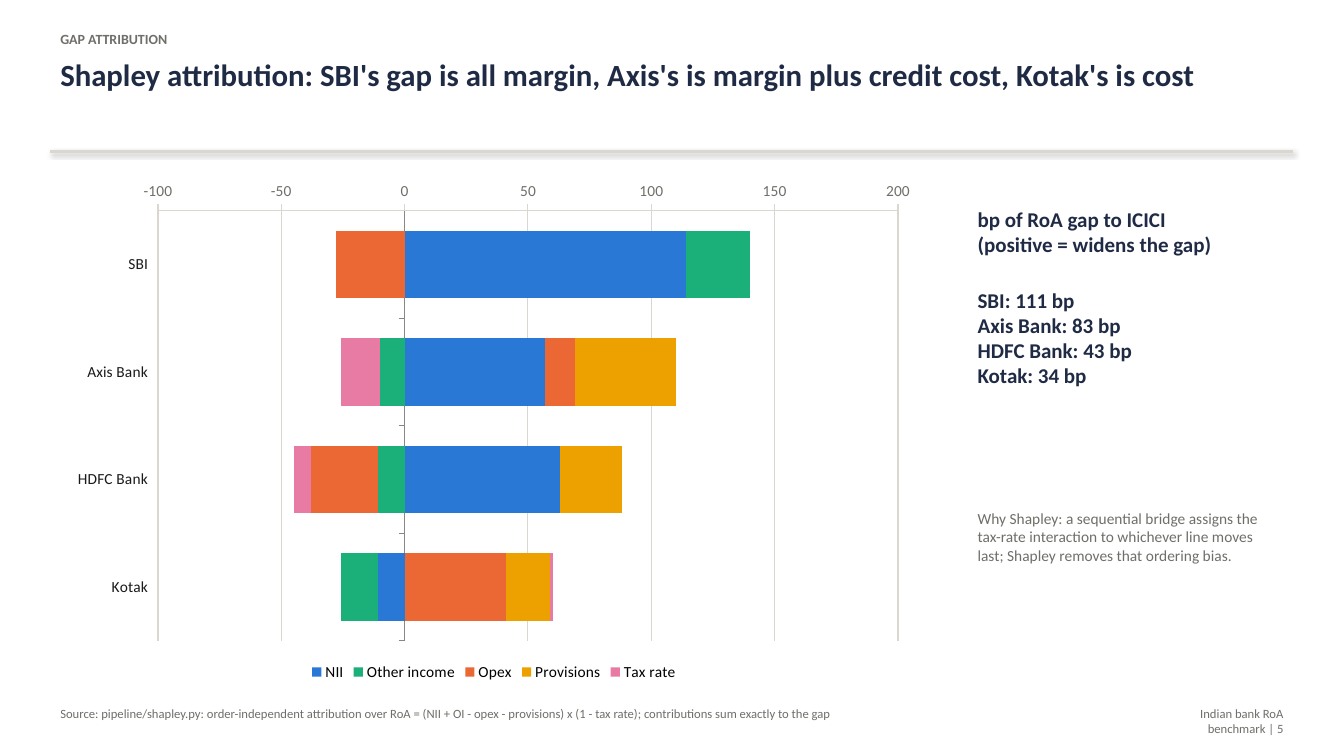
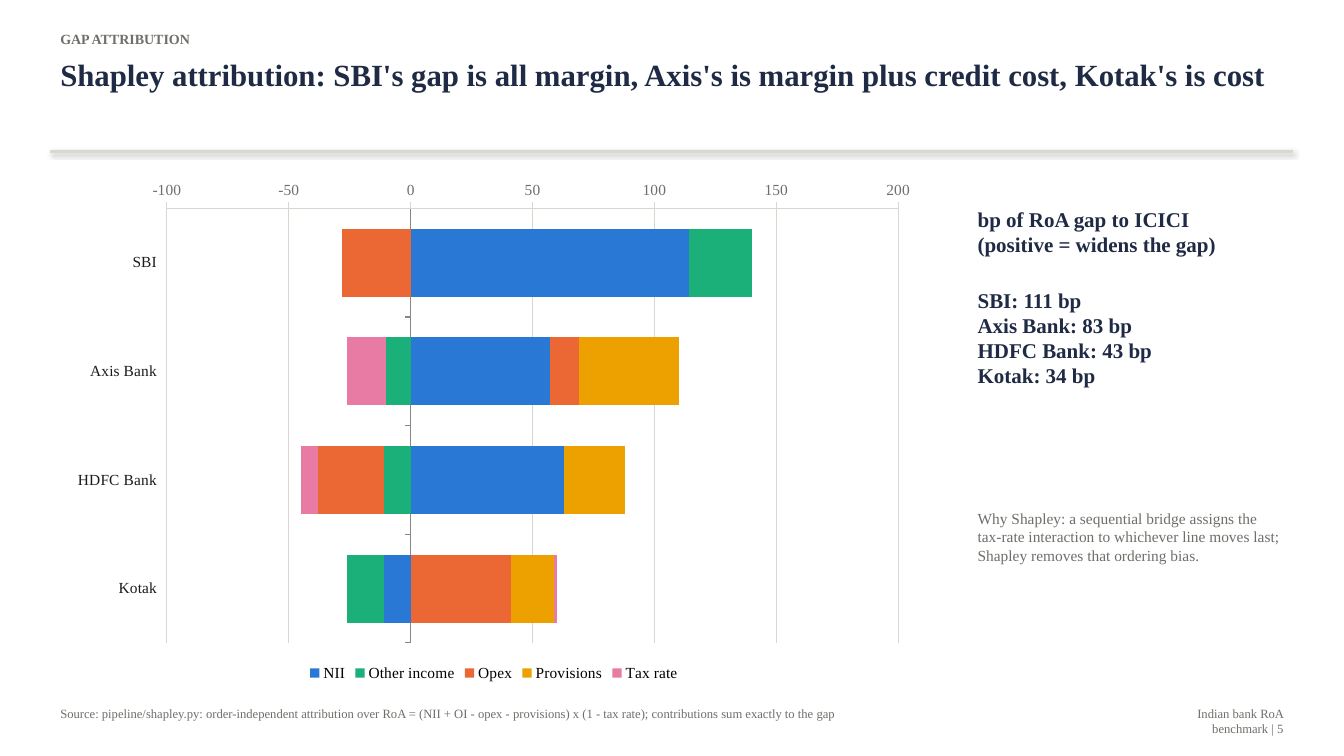
Before and after one commit to DogInfantry/Bank-Profitability, a slide deck: slide 5 of decks/01_Bank_RoA_Divergence.pptx. Drawn at 1344x756 pixels with LibreOffice and Linux fonts; fonts in the diff are those of the drawing. Boxes give left, top, right and bottom in pixels: in the first picture for what was removed or moved away, otherwise in the second. Text is boxed around its words. In the diff, an @@ line names an element or a change of style, - is before the commit and + after.

Commit message:
HDFC RoA steerco deck, CEO memo and cockpit; scenario export; corrections to UPI Oct-26 and SBI NIM claims
- decks/build_hdfc_deck.py: 31-slide steering-committee deck (SCR, issue tree, modules A-H, levers, bridge, roadmap, KPIs, risks, appendix), Garamond, no italics, source line on every slide
- decks/build_memo.py: two-page CEO memo in pyramid form
- pipeline/export_scenarios.py: flips the scenario selector, recalculates and exports all three scenarios to data/tidy/hdfc_model_outputs.json
- viz: HDFC cockpit tab with scenario switch (RoA path, bridge, levers, drivers)
- Oct-26 UPI is the record month (25.47 bn, full month); SBI Q2 FY27 NIM rose to 2.94%
- v1 workbooks and decks moved to Garamond with no italics
- README rewritten around the problem statement and answer; methodology and sources updated

```diff
--- a/decks/01_Bank_RoA_Divergence.pptx
+++ b/decks/01_Bank_RoA_Divergence.pptx
@@ bar stacked chart at bbox=[60, 171, 928, 686] @@
@@ lettering changed @@
@@ font Calibri to Times New Roman in 6 elements at bbox=[60, 35, 190, 44], bbox=[60, 64, 1264, 92], bbox=[60, 709, 835, 721], bbox=[1197, 709, 1284, 733], bbox=[978, 212, 1216, 388], bbox=[978, 513, 1279, 565] @@
```
Also in this commit, not shown: 7 other slides changed, 30 other files.
